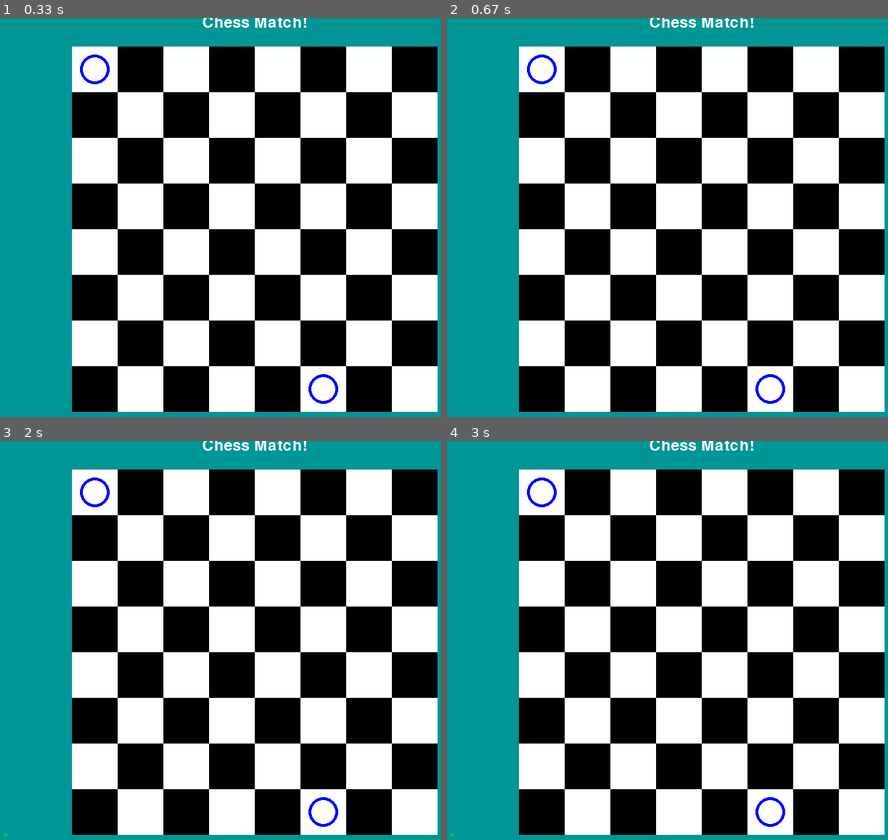
Above: before the commit, frames 1-4 (two rows, left to right).
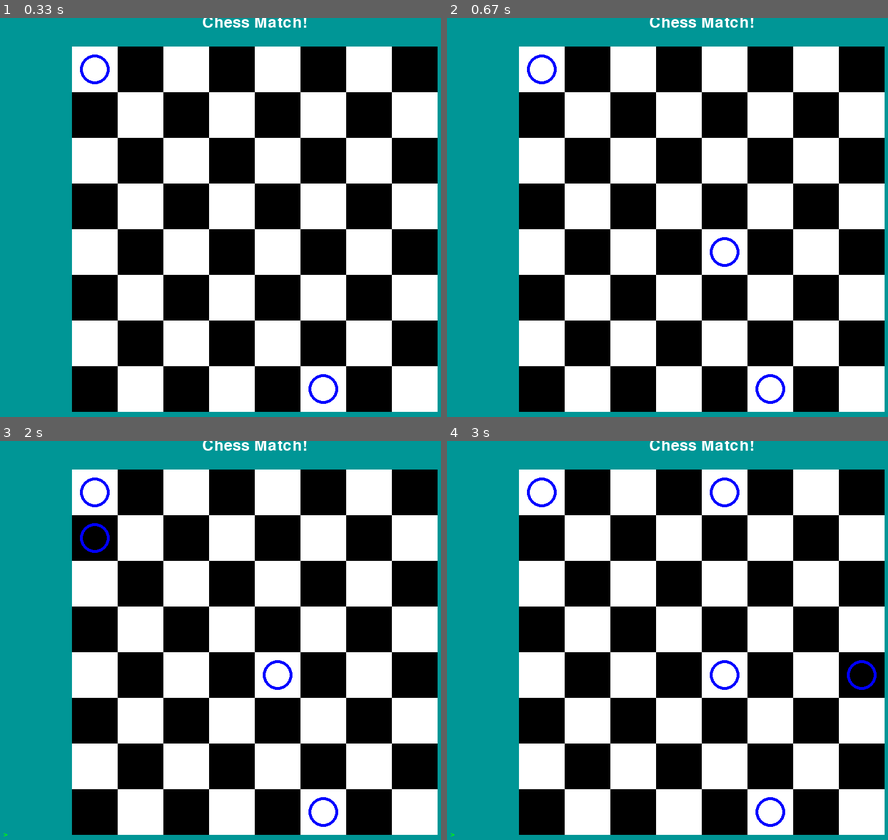
Above: after the commit, the same moments.

Repository: LJPCODESTUDIO/Pygame-Chess
Game: pygame game, started from main.py
Two runs of this game, one before a commit and one after it. Both use one fixed random seed, a clock stepped at 60 frames per second and the inputs below.
Inputs (mouse positions are in pixels of both pictures, inside the frame that each line leads up to):
- Up to frame 1 (0.33 s): no input
- Up to frame 2 (0.67 s): press the mouse at (702, 245) at 0.37 s; move the mouse to (641, 233) at 0.47 s; release the mouse at (579, 221) at 0.6 s
- Up to frame 3 (2 s): press the mouse at (255, 668) at 0.7 s; move the mouse to (189, 580) at 0.8 s; release the mouse at (119, 492) at 0.93 s; tap F1 at 1 s; press the mouse at (255, 668) at 1.37 s; move the mouse to (269, 592) at 1.47 s; release the mouse at (277, 520) at 1.6 s; click (57, 552) at 1.72 s
- Up to frame 4 (3 s): press the mouse at (504, 552) at 2.03 s; move the mouse to (641, 548) at 2.13 s; release the mouse at (773, 544) at 2.27 s; click (887, 668) at 2.38 s; click "Chess Match!" at 2.72 s

Frame 1 is identical in both runs. In frame 2, 0.1% of the frame differs, in the area x 59-67%, y 54-63%; in frame 3, 0.3%; in frame 4, 0.4%, in the area x 59-98%, y 9-63%.

Commit message:
Add/Remove circles from the grid

Diff:
--- a/main.py
+++ b/main.py
@@ -1,4 +1,5 @@
 import pygame as pg
+import math
 import os
 
 #Init stuffs
@@ -10,6 +11,10 @@
 #Const Var Inits
 WIDTH, HEIGHT = 900, 700
 SCREEN = pg.display.set_mode((WIDTH, HEIGHT))
+GRID_SIZE = 8
+CELL_SIZE = 80
+OFFSET_X = WIDTH//2-(GRID_SIZE*CELL_SIZE//2)
+OFFSET_Y = HEIGHT//2-(GRID_SIZE*CELL_SIZE//2)+20
 
 FPS = 60
 
@@ -22,6 +27,7 @@
 
 #Sounds
 SOUNDTRACK = pg.mixer.Sound(os.path.join('Music', 'Jedmester_the_ditty.wav'))
+SOUNDTRACK.set_volume(.5)
 
 #Colours
 WHITE = (255, 255, 255)
@@ -32,22 +38,45 @@
 
 #Global Vars
 grid = [
-    ["X", "", "", "", "", "", "", ""],
-    ["", "", "", "", "", "", "", ""],
-    ["", "", "", "", "", "", "", ""],
-    ["", "", "", "", "", "", "", ""],
-    ["", "", "", "", "", "", "", ""],
-    ["", "", "", "", "", "", "", ""],
-    ["", "", "", "", "", "", "", ""],
-    ["", "", "", "", "", "X", "", ""],
+    ["O", "", "", "", "", "", "", ""],
+    ["", "", "", "", "", "", "", ""],
+    ["", "", "", "", "", "", "", ""],
+    ["", "", "", "", "", "", "", ""],
+    ["", "", "", "", "", "", "", ""],
+    ["", "", "", "", "", "", "", ""],
+    ["", "", "", "", "", "", "", ""],
+    ["", "", "", "", "", "O", "", ""],
 ]
+grid_x = 0
+grid_y = 0
+tile = ""
 console_text = ''
 command = ''
 show_debug = False
 debugs = [
     "Mouse Pos: ",
-    "Clock: "
+    "Grid Pos: ",
+    "Tile: ",
+    "Clock: ",
+    "Volume: "
 ]
+
+
+def get_tile(x, y, offset_x, offset_y):
+    global grid_x
+    global grid_y
+    global tile
+    grid_x = math.floor((x - offset_x)//CELL_SIZE)
+    grid_y = math.floor((y - offset_y)//CELL_SIZE)
+    if grid_x > 7:
+        grid_x = 7
+    elif grid_x < 0:
+        grid_x = 0
+    if grid_y > 7:
+        grid_y = 7
+    elif grid_y < 0:
+        grid_y = 0
+    tile = grid[grid_y][grid_x]
 
 
 def handle_commands():
@@ -57,17 +86,27 @@
             show_debug = False
             return
         show_debug = True
+    elif "set" in command:
+        args = command.split()
+        if args[0] == "set_volume":
+            SOUNDTRACK.set_volume(float(args[1]))
+
+
+def handle_debugs():
+    global debugs
+    mouse_pos = pg.mouse.get_pos()
+    get_tile(mouse_pos[0], mouse_pos[1], OFFSET_X, OFFSET_Y)
+    debugs[0] = "Mouse Pos: " + str(mouse_pos)
+    debugs[1] = f"Grid Pos: ({grid_x}, {grid_y})"
+    debugs[2] = f"Tile: {tile}"
+    debugs[3] = "Clock: " + str(pg.time.get_ticks())
+    debugs[4] = "Volume: %" + str(SOUNDTRACK.get_volume()*100)
 
 
 def draw_debug():
-    global debugs
     y = -5
-    mouse_pos = pg.mouse.get_pos()
-    debugs[0] = "Mouse Pos: " + str(mouse_pos)
-    debugs[1] = "Clock: " + str(pg.time.get_ticks())
     for debug in debugs:
         draw_debug = SMALL_DEFAULT_FONT.render(str(debug), 1, GREEN)
-
         SCREEN.blit(draw_debug, (0, y))
         y += 20
 
@@ -79,9 +118,7 @@
 
 def draw_screen(grid_size, cell_size):
     SCREEN.fill((0, 150, 150))
-    offset_x = WIDTH//2-(grid_size*cell_size//2)
-    offset_y = HEIGHT//2-(grid_size*cell_size//2)+20
-    draw_board(offset_x, offset_y, grid_size, cell_size)
+    draw_board(OFFSET_X, OFFSET_Y, grid_size, cell_size)
     title = NORMAL_DEFAULT_FONT.render("Chess Match!", 1, WHITE)
     SCREEN.blit(title, (WIDTH//2 - title.get_width()//2, -5))
     if show_debug:
@@ -98,7 +135,7 @@
         for cell_x in range(grid_size):
             cell = pg.Rect(move_x, move_y, cell_size, cell_size)
             pg.draw.rect(SCREEN, colour, cell)
-            if grid[cell_y][cell_x] == "X":
+            if grid[cell_y][cell_x] == "O":
                 pg.draw.circle(SCREEN, BLUE, (move_x + (cell_size//2), move_y + (cell_size//2)), cell_size//3, 5)
             move_x += cell_size
             if colour == WHITE:
@@ -116,8 +153,6 @@
     pg.time.set_timer(REPEAT_SOUND, 139800)
     clock = pg.time.Clock()
     run = True
-    grid_size = 8
-    cell_size = 80
     console = True
     global console_text
     global command
@@ -131,6 +166,16 @@
 
             if event.type == REPEAT_SOUND:
                 SOUNDTRACK.play()
+
+            if event.type == pg.MOUSEBUTTONDOWN:
+                mouse = pg.mouse.get_pressed()
+                if mouse[0]:
+                    mouse_pos = pg.mouse.get_pos()
+                    get_tile(mouse_pos[0], mouse_pos[1], OFFSET_X, OFFSET_Y)
+                    if grid[grid_y][grid_x] == "":
+                       grid[grid_y][grid_x] = "O"
+                    elif grid[grid_y][grid_x]:
+                        grid[grid_y][grid_x] = ""
 
             if event.type == pg.KEYDOWN:
                 if console:
@@ -148,11 +193,14 @@
 
                     console_text = '>' + command
 
-                if event.key == pg.K_F3:
+                if event.key == pg.K_F1:
                         console = True
                         console_text = '>' + command
 
-        draw_screen(grid_size, cell_size)
+        if show_debug:
+            handle_debugs()
+
+        draw_screen(GRID_SIZE, CELL_SIZE)
 
     main()
 
